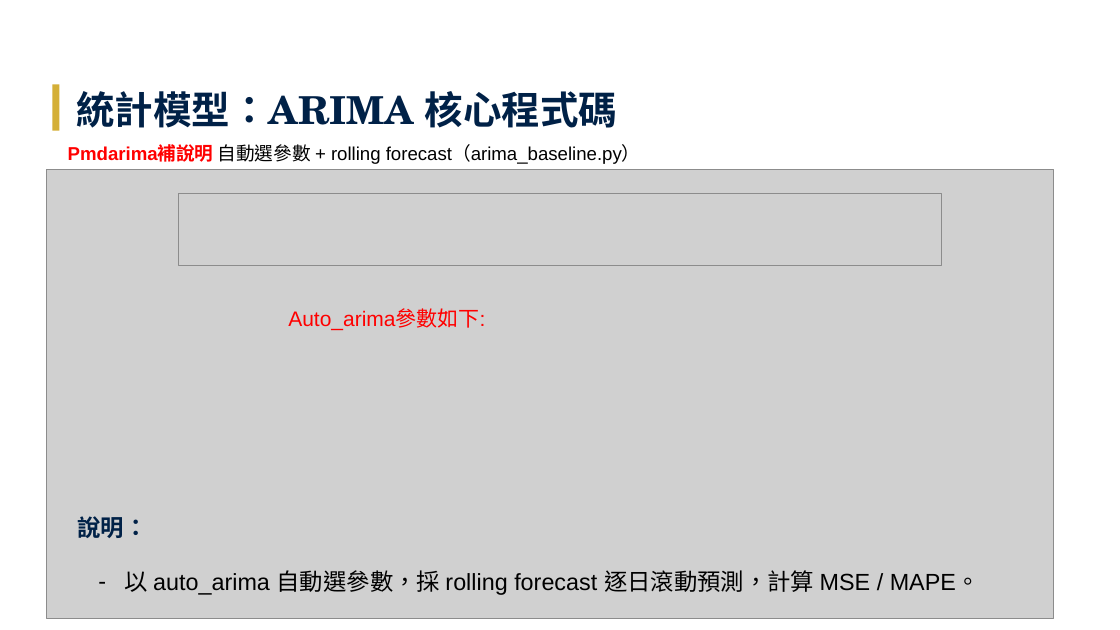
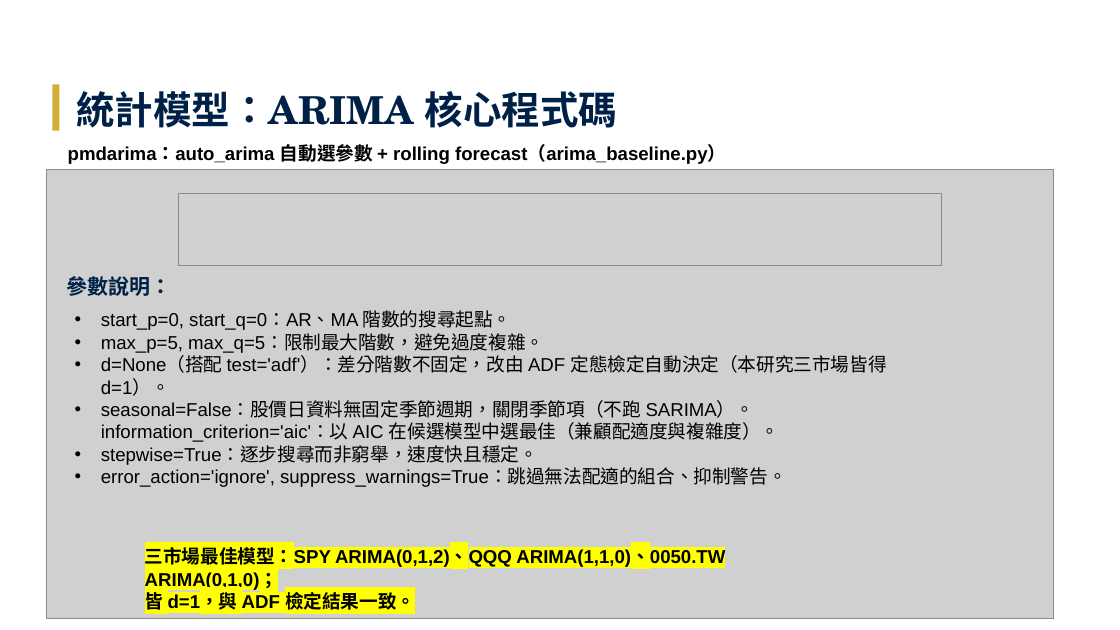
Before and after one commit to Tzu-Lin/ETF-AI-Project, a slide deck: slide 9 of 林子瑜-LLM_ETF_修訂七版_v20260611.pptx. Drawn at 1120x630 pixels with LibreOffice and Linux fonts; fonts in the diff are those of the drawing; grey boxes stand for pictures. Boxes give left, top, right and bottom in pixels: in the first picture for what was removed or moved away, otherwise in the second. Text is boxed around its words. In the diff, an @@ line names an element or a change of style, - is before the commit and + after.

```diff
--- a/林子瑜-LLM_ETF_修訂七版_v20260611.pptx
+++ b/林子瑜-LLM_ETF_修訂七版_v20260611.pptx
@@ text at <box>68,144,726,164</box>: text changed; bold on @@
-Pmdarima補說明 自動選參數 + rolling forecast（arima_baseline.py）
+pmdarima：auto_arima 自動選參數 + rolling forecast（arima_baseline.py）
@@ text at <box>66,276,171,296</box>: text changed; size 20 to 18 pt @@
-說明：
+參數說明：
@@ text added at <box>101,310,887,487</box>, 16 pt, text #000000 @@
+• start_p=0, start_q=0：AR、MA 階數的搜尋起點。
+• max_p=5, max_q=5：限制最大階數，避免過度複雜。
+• d=None（搭配 test='adf'）：差分階數不固定，改由 ADF 定態檢定自動決定（本研究三市場皆得 d=1）。
+• seasonal=False：股價日資料無固定季節週期，關閉季節項（不跑 SARIMA）。 information_criterion='aic'：以 AIC 在候選模型中選最佳（兼顧配適度與複雜度）。
+• stepwise=True：逐步搜尋而非窮舉，速度快且穩定。
+• error_action='ignore', suppress_warnings=True：跳過無法配適的組合、抑制警告。
@@ text removed at <box>288,309,485,330</box> @@
-Auto_arima參數如下:
@@ text added at <box>145,544,725,610</box>, 16 pt, text #000000, bold @@
+三市場最佳模型：SPY ARIMA(0,1,2)、QQQ ARIMA(1,1,0)、0050.TW ARIMA(0,1,0)；
+皆 d=1，與 ADF 檢定結果一致。
@@ text removed at <box>125,570,980,595</box> @@
-– 以 auto_arima 自動選參數，採 rolling forecast 逐日滾動預測，計算 MSE / MAPE。
```
Also in this commit, not shown: 15 other slides changed, 9 other files.
